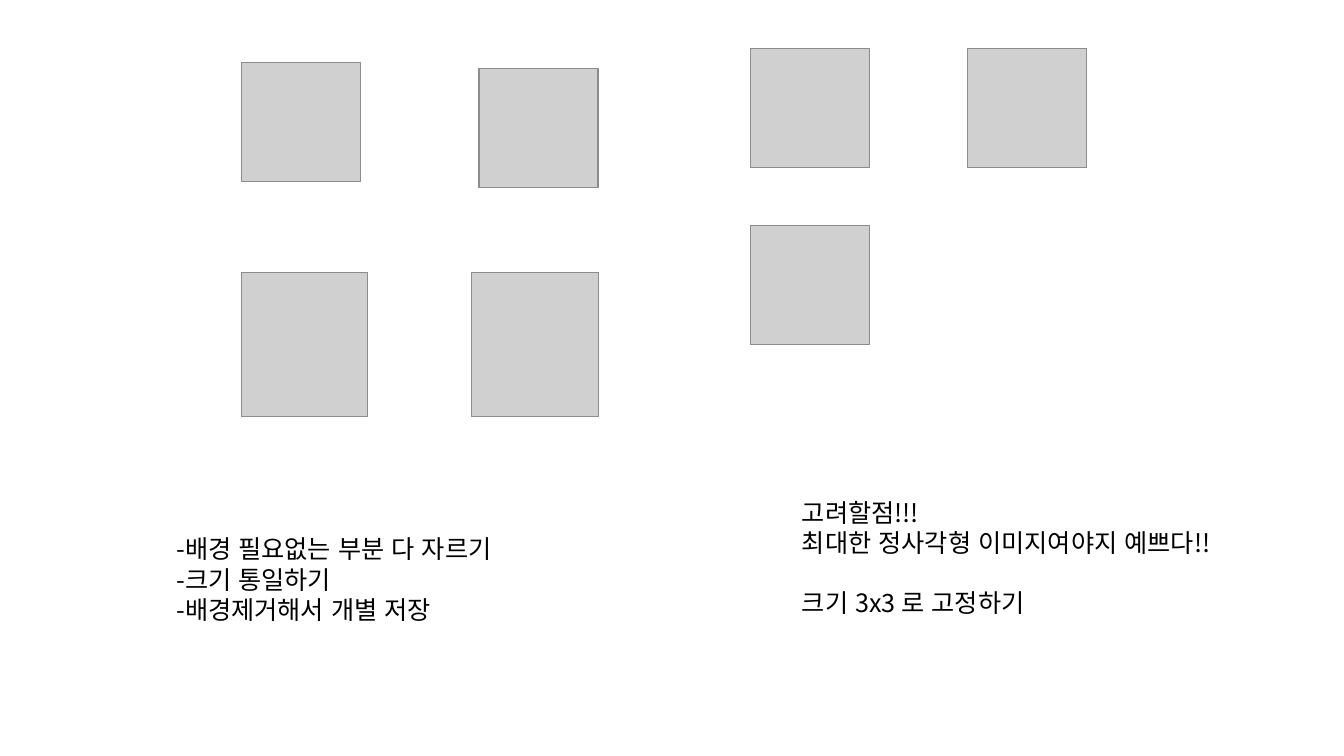
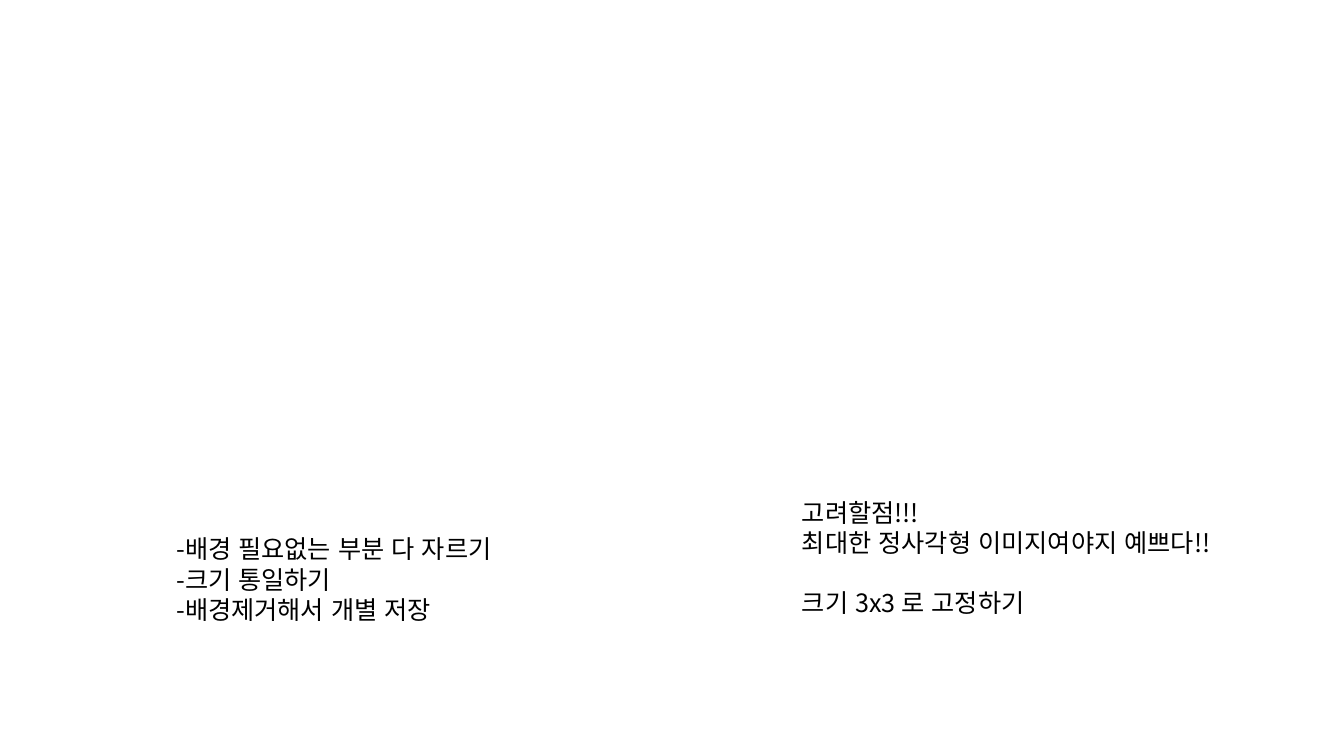
Before and after one commit to livlikwav/UOSSE, a slide deck: slide 1 of mapimgs/simimgs.pptx. Drawn at 1344x756 pixels with LibreOffice and Linux fonts; fonts in the diff are those of the drawing; grey boxes stand for pictures. Boxes give left, top, right and bottom in pixels: in the first picture for what was removed or moved away, otherwise in the second. Text is boxed around its words. In the diff, an @@ line names an element or a change of style, - is before the commit and + after.

```diff
--- a/mapimgs/simimgs.pptx
+++ b/mapimgs/simimgs.pptx
@@ picture removed at (750,48,869,167) @@
@@ picture removed at (967,48,1086,167) @@
@@ picture removed at (242,63,361,181) @@
@@ picture removed at (479,69,598,188) @@
@@ picture removed at (750,226,869,345) @@
@@ picture removed at (242,272,368,416) @@
@@ picture removed at (472,272,598,416) @@
```
Also in this commit, not shown: 2 other slides changed, 1 slide added, 44 other files.
